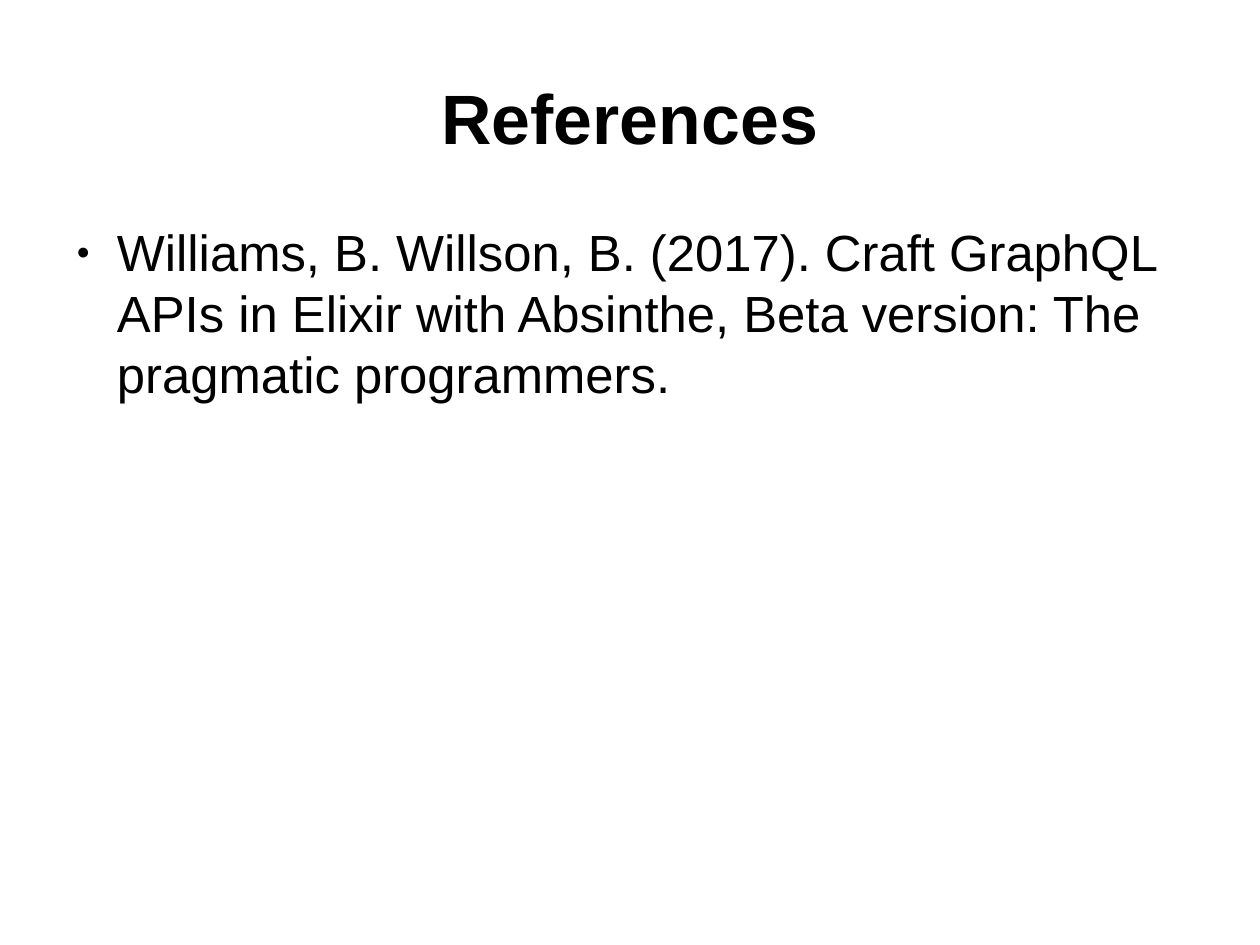
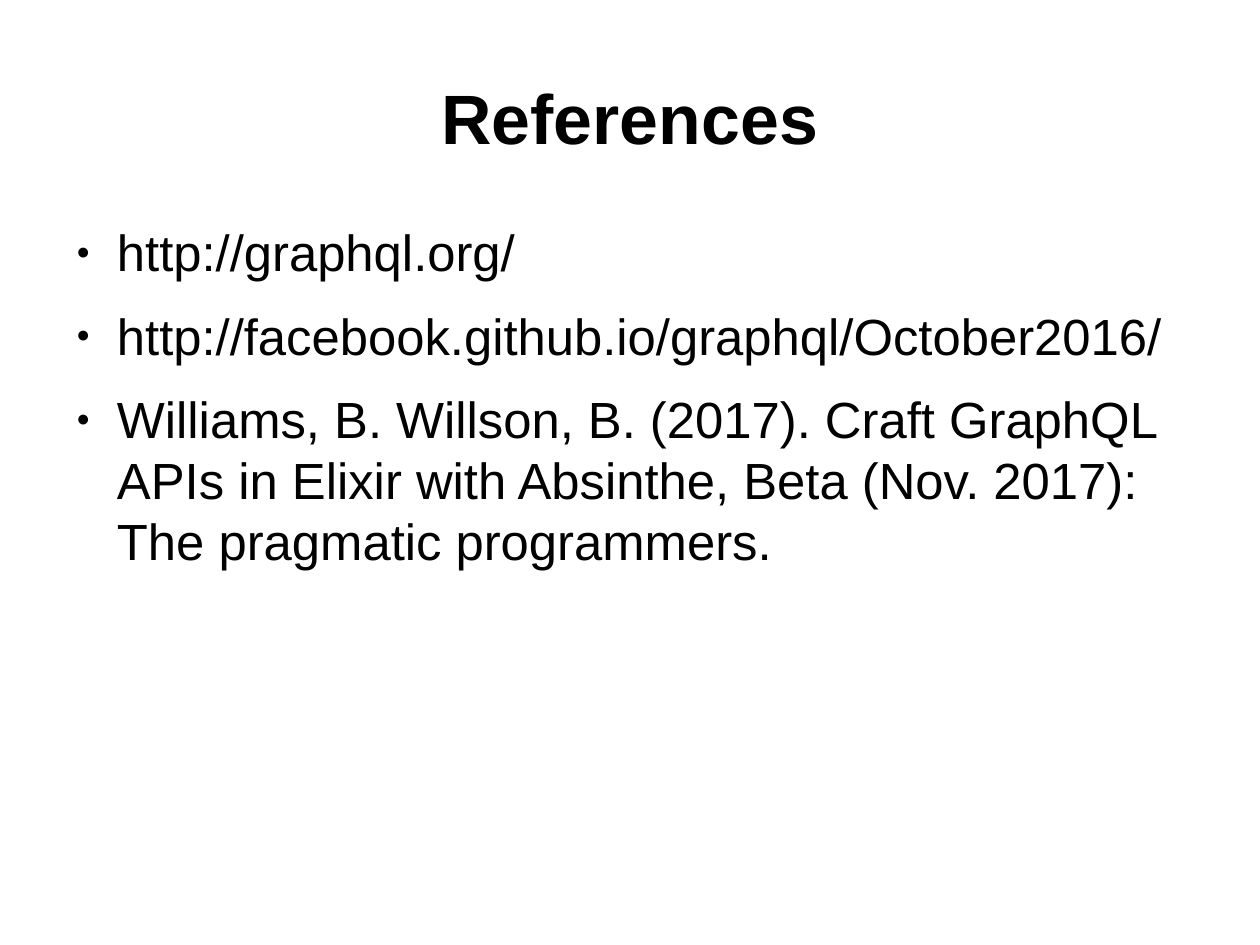
Before and after one commit to ramortegui/talks, a slide deck: slide 27 of elixir-absinthe-basics.odp (slide 7 before the commit). Drawn at 1260x945 pixels with LibreOffice and Linux fonts; fonts in the diff are those of the drawing. Boxes give left, top, right and bottom in pixels: in the first picture for what was removed or moved away, otherwise in the second. Text is boxed around its words. In the diff, an @@ line names an element or a change of style, - is before the commit and + after.

```diff
--- a/elixir-absinthe-basics.odp
+++ b/elixir-absinthe-basics.odp
@@ text at (117, 234, 1161, 571): text changed @@
-● Williams, B. Willson, B. (2017). Craft GraphQL APIs in Elixir with Absinthe, Beta version: The pragmatic programmers.
+● http://graphql.org/
+● http://facebook.github.io/graphql/October2016/
+● Williams, B. Willson, B. (2017). Craft GraphQL APIs in Elixir with Absinthe, Beta (Nov. 2017): The pragmatic programmers.
```
Also in this commit, not shown: 3 other slides changed, 24 slides added, 3 slides removed.
